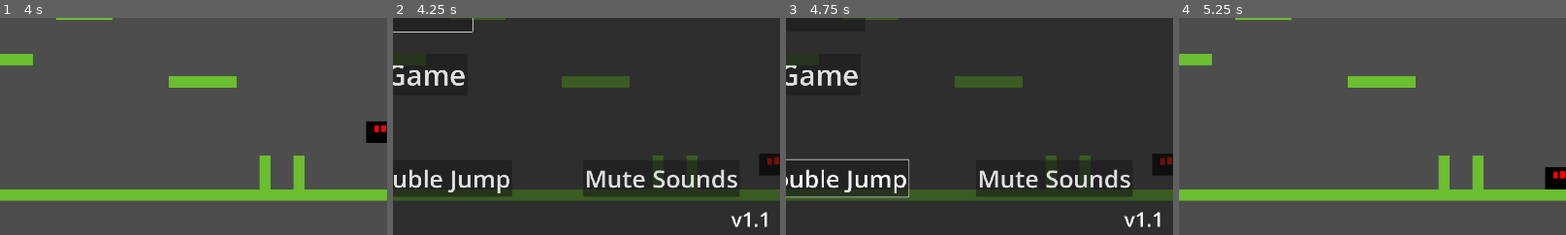
Above: before the commit, frames 1-4 (left to right).
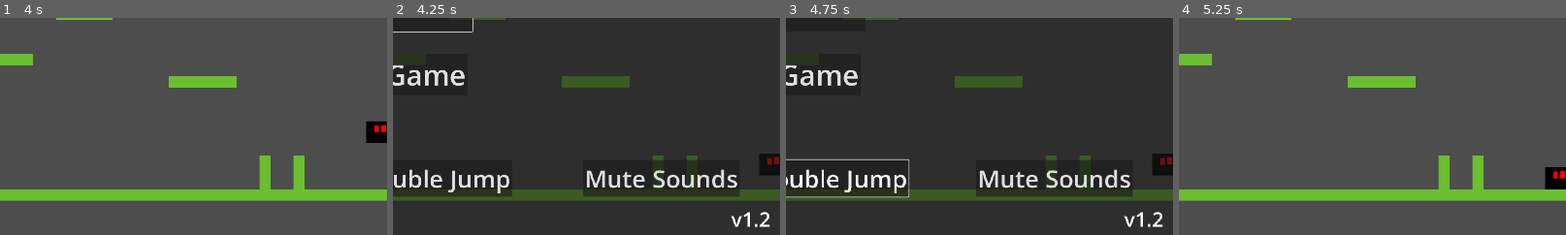
Above: after the commit, the same moments.

Repository: BilgiPasa/2d-platformer-movement-2
Game: Godot game, scene res://Scenes/main_scene.tscn
Same seed, same stepped clock (60 frames per second), same inputs: the game is played once before the commit and once after it.
Inputs:
- Up to frame 1 (4 s): tap Enter at 0.5 s; hold D (move_right) 0.53-2.03 s; tap Space (jump) at 0.77, 1.52, 2.75, 3.02, 3.77 s; hold A (move_left) 2.03-2.78 s; hold D (move_right) from 2.78 s (still down)
- Up to frame 2 (4.25 s): keep holding D (move_right); tap Escape (ui_cancel) at 4.15 s
- Up to frame 3 (4.75 s): release D (move_right) at 4.28 s; hold A (move_left) from 4.28 s (still down); tap Space (jump) at 4.52 s
- Up to frame 4 (5.25 s): release A (move_left) at 5 s; click "Resume" at 5 s
The pictures show only the part of the screen within x 50-100%, y 50-100%; the shares and areas given below are measured in that part.

Frame 1 is identical in both runs. In frame 2, 0.1% of the frame differs, in the area x 94-98%, y 89-97%; in frame 3, 0.1%; in frame 4, nothing differs.

Commit message:
Update UI navigation, Update to version 1.2

Diff:
--- a/Scenes/pause_menu.tscn
+++ b/Scenes/pause_menu.tscn
@@ -88,6 +88,7 @@
 focus_neighbor_top = NodePath("../QuitGameButton")
 focus_neighbor_right = NodePath("../EnableDJumpBtn")
 focus_next = NodePath("../EnableDJumpBtn")
+focus_previous = NodePath("../QuitGameButton")
 theme_override_font_sizes/font_size = 60
 text = "Show Speed"
 
@@ -122,6 +123,8 @@
 grow_vertical = 0
 focus_neighbor_left = NodePath("../ShowSpeedButton")
 focus_neighbor_top = NodePath("../QuitGameButton")
+focus_neighbor_right = NodePath("../MuteSoundsBtn")
+focus_next = NodePath("../MuteSoundsBtn")
 focus_previous = NodePath("../ShowSpeedButton")
 theme_override_font_sizes/font_size = 60
 text = "Enable Double Jump"
@@ -139,6 +142,9 @@
 offset_bottom = -100.0
 grow_horizontal = 0
 grow_vertical = 0
+focus_neighbor_left = NodePath("../EnableDJumpBtn")
+focus_neighbor_top = NodePath("../QuitGameButton")
+focus_previous = NodePath("../EnableDJumpBtn")
 theme_override_font_sizes/font_size = 60
 text = "Mute Sounds"
 
--- a/project.godot
+++ b/project.godot
@@ -11,7 +11,7 @@
 [application]
 
 config/name="2d-platformer-movement-2"
-config/version="1.1"
+config/version="1.2"
 run/main_scene="uid://bw2g12hscoe1q"
 config/features=PackedStringArray("4.6", "Forward Plus")
 config/icon="uid://blmqi2fumpi0p"
Not shown, changed: export_presets.cfg
